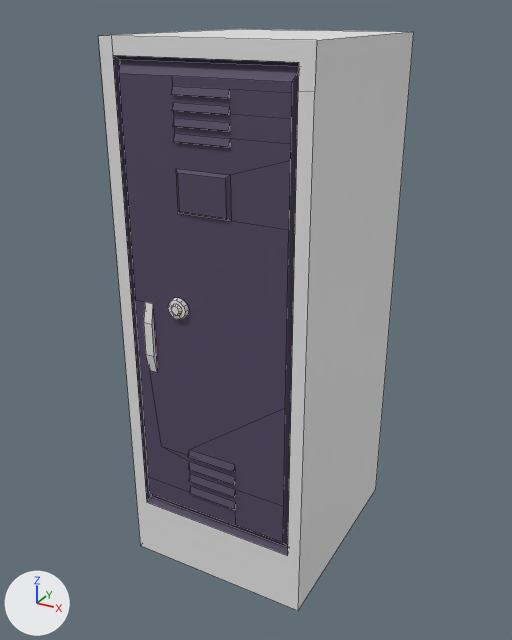
A saved change to the FBX model Assets/Resources/Models/locker.fbx.
Before and after are seen from a 50 mm camera at (0.885, -1.659, 1.535) aimed at (-0.016, -0.021, 0.716). Every picture has the same lights, and +X, +Y and +Z are marked at lower left. Mesh edges are drawn as thin lines.

The first picture shows 'Locker'.
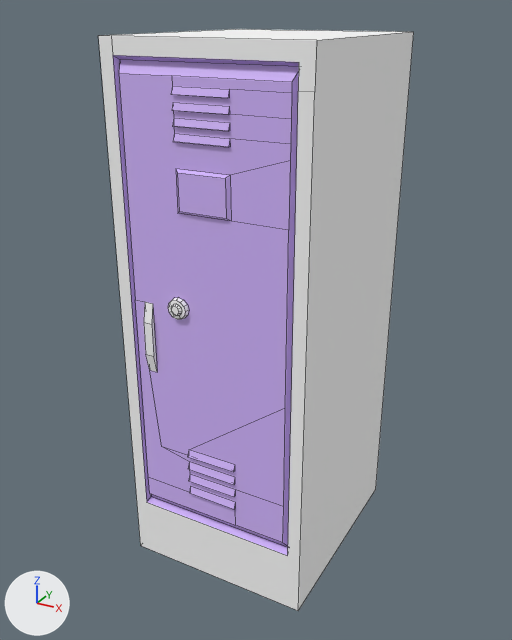
Where the newer file only moved an object's origin or applied its transform, the numbers keep the older frame.

Changed parts and their boxes [x1, y1, x2, y2] in the pictures (512 x 640 px):
'Locker', recoloured: [98, 29, 414, 611] in both

The change in detail:
Material 'LockerBody' (mat_lockerbody) changes colour from dark purple #524763 to purple #d5b7ff; in linear values from (0.0848, 0.0628, 0.124) to (0.663, 0.475, 1.0).
Material 'LockerMetal' (mat_lockermetal) changes colour from white #e7e7e7 to white #ffffff; in linear values from (0.8, 0.8, 0.8) to (1.0, 1.0, 1.0).
